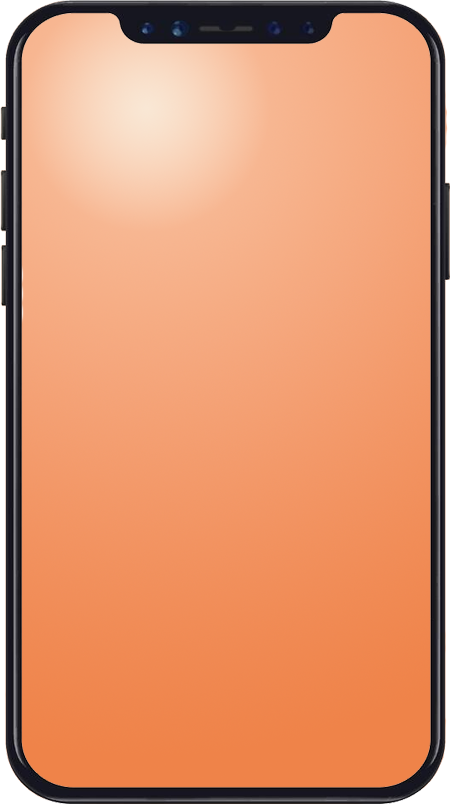
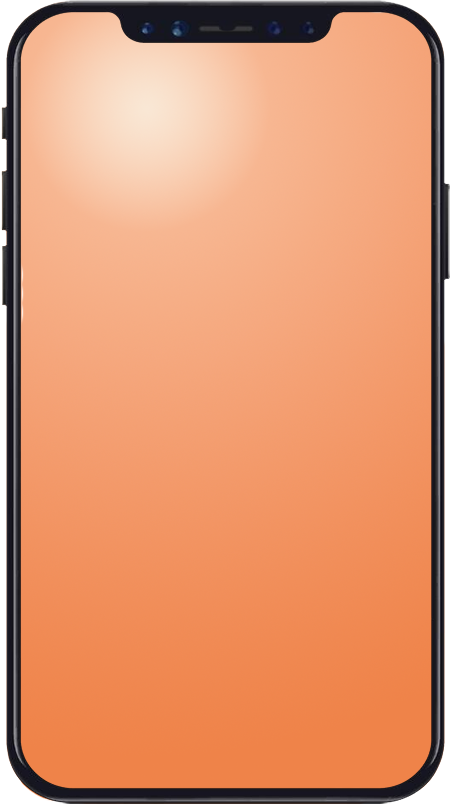
Revision of a layered 450x804 image; what changed, layer by layer:
painted on "Calque 1" over 0, 0, 450, 804
painted on "Fond en dégradé 1" over 0, 0, 450, 804
